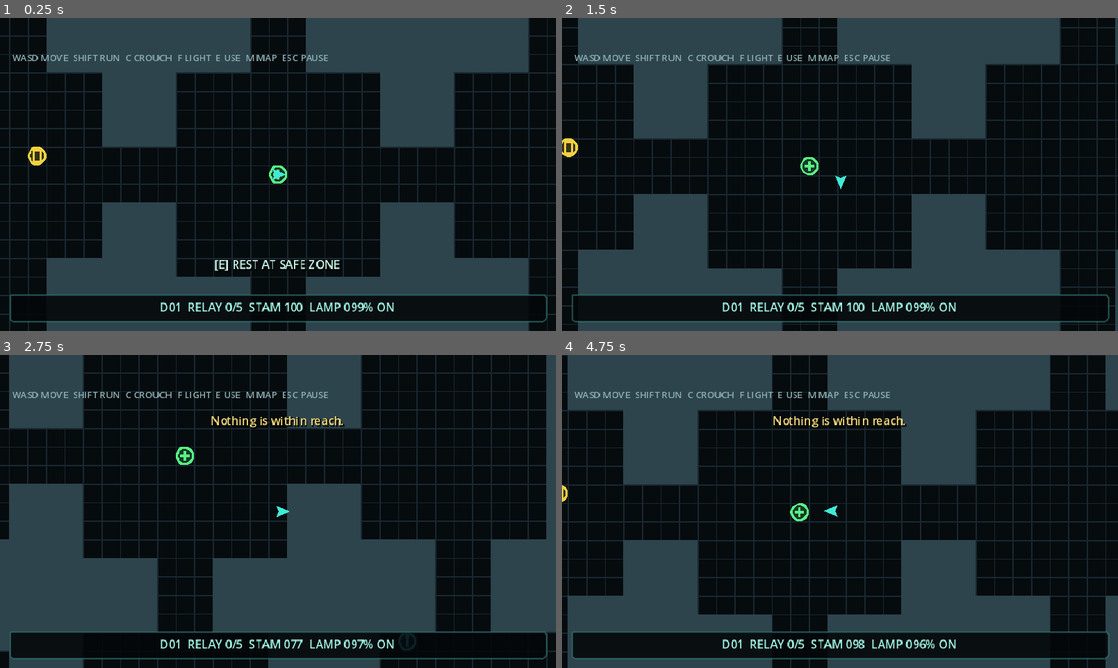
Above: before the commit, frames 1-4 (two rows, left to right).
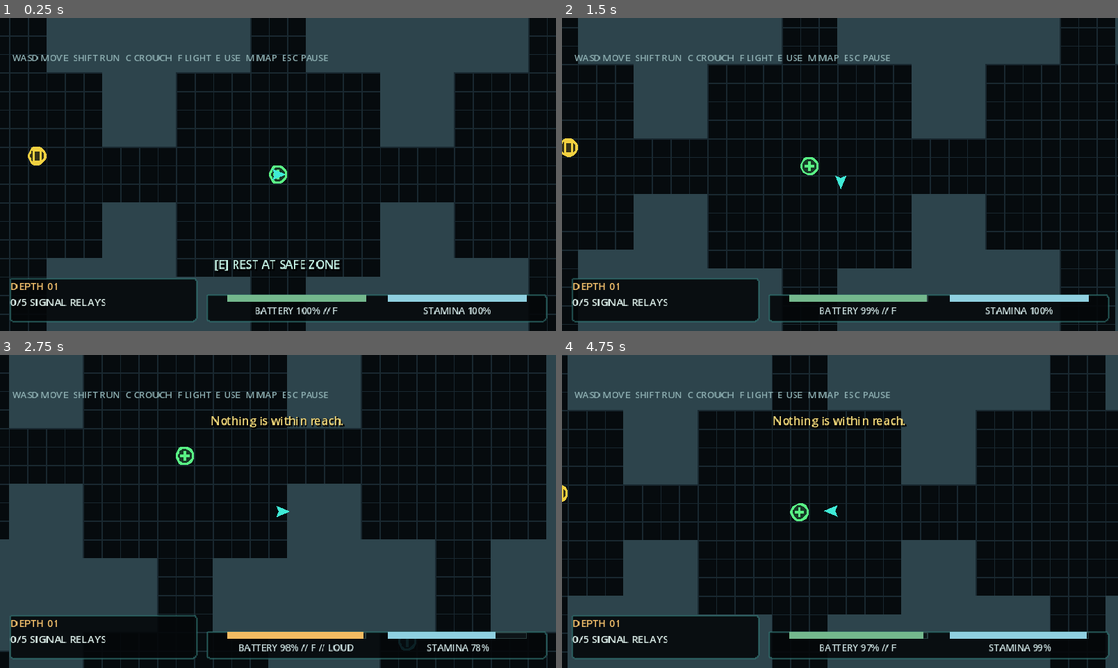
Above: after the commit, the same moments.

Repository: KyttuXD/LastRouteGodot
Game: Godot game, scene res://scenes/main.tscn
The game is run twice, just before and just after one commit, with the same random seed, the same clock (stepped at 60 frames per second) and the same inputs.
Inputs:
- Up to frame 1 (0.25 s): no input
- Up to frame 2 (1.5 s): tap Enter at 0.5 s; hold D (move_right) 0.53-1.28 s; hold C (crouch) 0.53-1.28 s; tap F (flashlight) at 0.8, 1.35 s; hold S (move_down) from 1.28 s (still down)
- Up to frame 3 (2.75 s): tap E (interact) at 1.55, 2.1 s; release S (move_down) at 2.03 s; hold D (move_right) from 2.03 s (still down); hold Shift (sprint) from 2.03 s (still down)
- Up to frame 4 (4.75 s): release D (move_right) at 2.78 s; release Shift (sprint) at 2.78 s; hold W (move_up) 2.78-3.53 s; tap Shift (sprint) at 2.85 s; tap C (crouch) at 3.05 s; hold C (crouch) 3.53-4.28 s; hold A (move_left) from 3.53 s (still down); tap F (flashlight) at 3.8, 4.35 s; tap E (interact) at 4.55 s

The runs differ from the first frame. In frame 1, 3.9% of the frame differs, in the area x 1-95%, y 83-98%; in frame 2, 4.1%; in frame 3, 3.7%; in frame 4, 4.1%.

Commit message:
Rebuild HUD with real meters; record 3D rewrite direction
Replaces the single status-line label with real HUD widgets ported from the
original's ui-controller.js: color-coded battery and stamina ProgressBar
meters (exact low/warn/safe-zone color thresholds and label formats, e.g.
"STAMINA SPENT // WALK", "BATTERY DEAD // LOUD"), plus a live depth/relay
objective readout. Adds PlayerController.movement_mode and is_in_safe_zone()
so the HUD can reproduce that logic faithfully. Investigated the original's
HUD/PNG assets first: there are no HUD icon PNGs at all (ui-controller.js is
pure DOM/CSS with zero image references), so this is fully unblocked by the
still-open world-rendering question.

Records a decision in MIGRATION.md: the project's long-term rendering
direction is a single Node3D world with a top-down/first-person camera
toggle, superseding the old decoupled "XR experiment" milestone. It's
explicitly queued behind the current 2D gameplay milestone track (hunter AI
next), not started now — this commit only documents the decision and what
carries over (facility_generator.gd) versus what gets rebuilt (the 2D
renderer, player controller, HUD).

Co-Authored-By: Claude Sonnet 5 <noreply@anthropic.com>
Claude-Session: https://claude.ai/code/session_01QgNqtjJEdPfzsEe5GEuHCb

Diff:
--- a/scenes/main.tscn
+++ b/scenes/main.tscn
@@ -19,6 +19,20 @@
 corner_radius_bottom_right = 2
 corner_radius_bottom_left = 2
 
+[sub_resource type="StyleBoxFlat" id="StyleBoxFlat_meter_bg"]
+bg_color = Color(0.05, 0.08, 0.09, 1)
+border_width_left = 1
+border_width_top = 1
+border_width_right = 1
+border_width_bottom = 1
+border_color = Color(0.2, 0.3, 0.3, 0.8)
+
+[sub_resource type="StyleBoxFlat" id="StyleBoxFlat_meter_fill_battery"]
+bg_color = Color(0.949, 0.733, 0.384, 1)
+
+[sub_resource type="StyleBoxFlat" id="StyleBoxFlat_meter_fill_stamina"]
+bg_color = Color(0.561, 0.816, 0.878, 1)
+
 [node name="Main" type="Node"]
 script = ExtResource("1_main")
 
@@ -50,21 +64,82 @@
 
 [node name="HUD" type="CanvasLayer" parent="."]
 
-[node name="StatusPanel" type="PanelContainer" parent="HUD"]
+[node name="ObjectivePanel" type="PanelContainer" parent="HUD"]
 offset_left = 8.0
+offset_top = 224.0
+offset_right = 170.0
+offset_bottom = 262.0
+theme_override_styles/panel = SubResource("StyleBoxFlat_hud")
+
+[node name="ObjectiveBox" type="VBoxContainer" parent="HUD/ObjectivePanel"]
+layout_mode = 2
+theme_override_constants/separation = 1
+
+[node name="DepthLabel" type="Label" parent="HUD/ObjectivePanel/ObjectiveBox"]
+unique_name_in_owner = true
+layout_mode = 2
+theme_override_colors/font_color = Color(0.95, 0.75, 0.42, 1)
+theme_override_font_sizes/font_size = 9
+text = "DEPTH 01"
+
+[node name="RelayLabel" type="Label" parent="HUD/ObjectivePanel/ObjectiveBox"]
+unique_name_in_owner = true
+layout_mode = 2
+theme_override_colors/font_color = Color(0.85, 0.92, 0.9, 1)
+theme_override_font_sizes/font_size = 9
+text = "0/5 SIGNAL RELAYS"
+
+[node name="MetersPanel" type="PanelContainer" parent="HUD"]
+offset_left = 178.0
 offset_top = 238.0
 offset_right = 472.0
 offset_bottom = 262.0
 theme_override_styles/panel = SubResource("StyleBoxFlat_hud")
 
-[node name="StatusLabel" type="Label" parent="HUD/StatusPanel"]
-unique_name_in_owner = true
-layout_mode = 2
-theme_override_colors/font_color = Color(0.62, 0.94, 0.88, 1)
-theme_override_font_sizes/font_size = 10
-text = "DEPTH 01   POS 240,135   LAMP ON"
-horizontal_alignment = 1
-vertical_alignment = 1
+[node name="MetersRow" type="HBoxContainer" parent="HUD/MetersPanel"]
+layout_mode = 2
+alignment = 1
+theme_override_constants/separation = 20
+
+[node name="BatteryMeter" type="VBoxContainer" parent="HUD/MetersPanel/MetersRow"]
+unique_name_in_owner = true
+layout_mode = 2
+theme_override_constants/separation = 1
+
+[node name="Bar" type="ProgressBar" parent="HUD/MetersPanel/MetersRow/BatteryMeter"]
+layout_mode = 2
+custom_minimum_size = Vector2(120, 6)
+value = 100.0
+show_percentage = false
+theme_override_styles/background = SubResource("StyleBoxFlat_meter_bg")
+theme_override_styles/fill = SubResource("StyleBoxFlat_meter_fill_battery")
+
+[node name="Caption" type="Label" parent="HUD/MetersPanel/MetersRow/BatteryMeter"]
+layout_mode = 2
+theme_override_colors/font_color = Color(0.78, 0.86, 0.86, 1)
+theme_override_font_sizes/font_size = 8
+horizontal_alignment = 1
+text = "BATTERY 100%"
+
+[node name="StaminaMeter" type="VBoxContainer" parent="HUD/MetersPanel/MetersRow"]
+unique_name_in_owner = true
+layout_mode = 2
+theme_override_constants/separation = 1
+
+[node name="Bar" type="ProgressBar" parent="HUD/MetersPanel/MetersRow/StaminaMeter"]
+layout_mode = 2
+custom_minimum_size = Vector2(120, 6)
+value = 100.0
+show_percentage = false
+theme_override_styles/background = SubResource("StyleBoxFlat_meter_bg")
+theme_override_styles/fill = SubResource("StyleBoxFlat_meter_fill_stamina")
+
+[node name="Caption" type="Label" parent="HUD/MetersPanel/MetersRow/StaminaMeter"]
+layout_mode = 2
+theme_override_colors/font_color = Color(0.78, 0.86, 0.86, 1)
+theme_override_font_sizes/font_size = 8
+horizontal_alignment = 1
+text = "STAMINA 100%"
 
 [node name="ControlsLabel" type="Label" parent="HUD"]
 offset_left = 10.0
--- a/src/config/game_config.gd
+++ b/src/config/game_config.gd
@@ -24,6 +24,12 @@
 
 const INTERACTION_RANGE := 26.0
 
+## TUNING.safeRadius (2.5 tiles) from the original's game-config.js, converted
+## to pixels — how close the player must be to a safe zone for the HUD's
+## battery meter to read as "resting" (matches ui-controller.js's inSafeZone
+## battery-color branch).
+const SAFE_ZONE_RADIUS := 2.5 * TILE_SIZE
+
 ## Facility generation defaults, mirroring LastRoute's Standard MAP_SCALE_PROFILES
 ## entry (src/config/game-config.js) and the safeZoneAtSpawn/safeZoneCount
 ## a normal (non-Endless) Last Route floor requests in game.js's buildLevel().
--- a/src/game/player_controller.gd
+++ b/src/game/player_controller.gd
@@ -12,6 +12,7 @@
 var lamp_charge := GameConfig.MAX_LAMP_CHARGE
 var exhausted := false
 var stamina_recovery_delay := 0.0
+var movement_mode := "walk"
 
 
 func _ready() -> void:
@@ -27,9 +28,13 @@
 
 	if Input.is_action_pressed("crouch"):
 		movement_speed = GameConfig.PLAYER_CROUCH_SPEED
+		movement_mode = "crouch"
 	elif wants_to_sprint and stamina > 0.0:
 		movement_speed = GameConfig.PLAYER_SPRINT_SPEED
 		is_sprinting = true
+		movement_mode = "sprint"
+	else:
+		movement_mode = "walk"
 
 	_update_stamina(delta, is_sprinting)
 	_update_lamp(delta, is_sprinting)
@@ -89,6 +94,17 @@
 	exhausted = false
 
 
+## Mirrors ui-controller.js's inSafeZone battery-color branch — true while
+## standing within a safe zone's rest radius, regardless of whether it has
+## already been activated with [E].
+func is_in_safe_zone() -> bool:
+	for candidate in get_tree().get_nodes_in_group("interactable"):
+		if candidate is RouteInteractable and candidate.kind == RouteInteractable.Kind.SAFE_ZONE \
+			and global_position.distance_to(candidate.global_position) <= GameConfig.SAFE_ZONE_RADIUS:
+			return true
+	return false
+
+
 func get_interaction_prompt() -> String:
 	var target := _nearest_interactable()
 	if target == null:
--- a/src/main.gd
+++ b/src/main.gd
@@ -1,8 +1,20 @@
 extends Node
+
+## HUD meter colors, mirroring ui-controller.js's exact battery/stamina
+## color-state logic (see updateHud in the original's src/ui/ui-controller.js).
+const COLOR_METER_LOW := Color(0.902, 0.267, 0.318) # #e64451
+const COLOR_METER_WARN := Color(0.949, 0.733, 0.384) # #f2bb62
+const COLOR_METER_SAFE := Color(0.455, 0.722, 0.553) # #74b88d
+const COLOR_METER_STAMINA_NORMAL := Color(0.561, 0.816, 0.878) # #8fd0e0
 
 @onready var facility_view: FacilityView = %FacilityView
 @onready var player: PlayerController = %Player
-@onready var status_label: Label = %StatusLabel
+@onready var depth_label: Label = %DepthLabel
+@onready var relay_label: Label = %RelayLabel
+@onready var battery_bar: ProgressBar = %BatteryMeter.get_node("Bar")
+@onready var battery_caption: Label = %BatteryMeter.get_node("Caption")
+@onready var stamina_bar: ProgressBar = %StaminaMeter.get_node("Bar")
+@onready var stamina_caption: Label = %StaminaMeter.get_node("Caption")
 @onready var pause_label: Label = %PauseLabel
 @onready var interaction_label: Label = %InteractionLabel
 @onready var message_label: Label = %MessageLabel
@@ -19,7 +31,7 @@
 	player.flashlight_changed.connect(_on_flashlight_changed)
 	player.interaction_message.connect(_on_interaction_message)
 	_build_floor()
-	_update_status()
+	_update_hud()
 
 
 func _process(_delta: float) -> void:
@@ -37,22 +49,51 @@
 	message_label.visible = message_time_left > 0.0
 	interaction_label.text = player.get_interaction_prompt()
 
-	_update_status()
+	_update_hud()
 
 
-func _update_status() -> void:
-	status_label.text = "D%02d  RELAY %d/%d  STAM %03d  LAMP %03d%% %s" % [
-		GameState.depth,
-		GameState.relays_collected,
-		GameState.relay_target,
-		int(player.stamina),
-		int(player.lamp_charge),
-		"ON" if player.flashlight_enabled else "OFF",
-	]
+func _update_hud() -> void:
+	depth_label.text = "DEPTH %02d" % GameState.depth
+	relay_label.text = "%d/%d SIGNAL RELAYS" % [GameState.relays_collected, GameState.relay_target]
+	_update_battery_meter()
+	_update_stamina_meter()
+
+
+func _update_battery_meter() -> void:
+	var charge := int(round(player.lamp_charge))
+	battery_bar.value = clampf(player.lamp_charge, 0.0, 100.0)
+	var fill := battery_bar.get_theme_stylebox("fill") as StyleBoxFlat
+	if charge < 22:
+		fill.bg_color = COLOR_METER_LOW
+	elif player.is_in_safe_zone():
+		fill.bg_color = COLOR_METER_SAFE
+	else:
+		fill.bg_color = COLOR_METER_WARN
+
+	var movement_suffix := " // LOUD" if player.movement_mode == "sprint" else (" // QUIET" if player.movement_mode == "crouch" else "")
+	if charge <= 0:
+		battery_caption.text = "BATTERY DEAD%s" % movement_suffix
+	else:
+		var light_suffix := " // F" if player.flashlight_enabled else " // OFF"
+		battery_caption.text = "BATTERY %d%%%s%s" % [charge, light_suffix, movement_suffix]
+
+
+func _update_stamina_meter() -> void:
+	var stamina := int(round(player.stamina))
+	stamina_bar.value = clampf(player.stamina, 0.0, 100.0)
+	var fill := stamina_bar.get_theme_stylebox("fill") as StyleBoxFlat
+	if player.exhausted:
+		fill.bg_color = COLOR_METER_LOW
+	elif stamina < 30:
+		fill.bg_color = COLOR_METER_WARN
+	else:
+		fill.bg_color = COLOR_METER_STAMINA_NORMAL
+
+	stamina_caption.text = "STAMINA SPENT // WALK" if player.exhausted else "STAMINA %d%%" % stamina
 
 
 func _on_flashlight_changed(_enabled: bool) -> void:
-	_update_status()
+	_update_hud()
 
 
 func _on_interaction_message(message: String) -> void:
Not shown: 1 places in scenes/main.tscn that only renumber resources
Not shown, changed: MIGRATION.md
